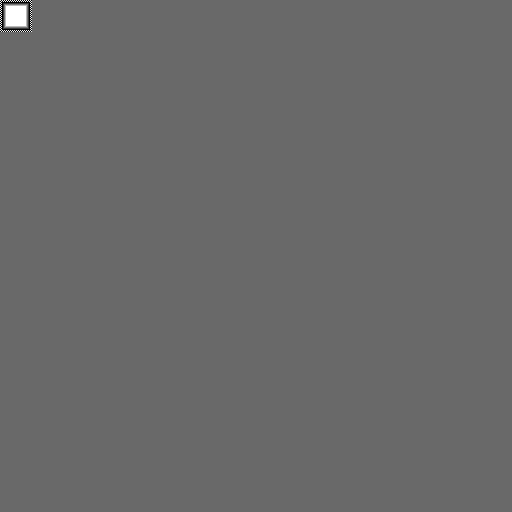
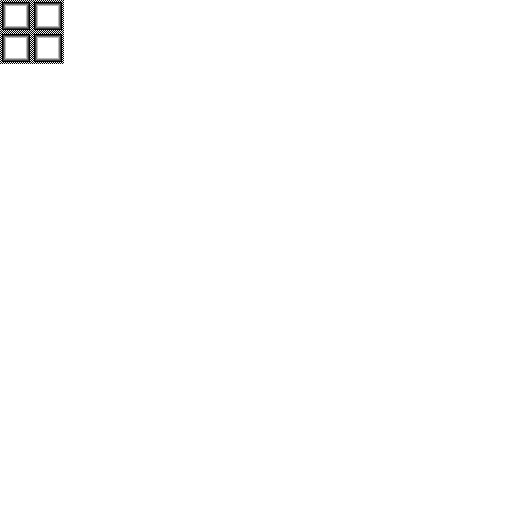
Revision of a layered 512 x 512 image; what changed, layer by layer:
painted on "bg" over bbox(0, 0, 512, 512)
